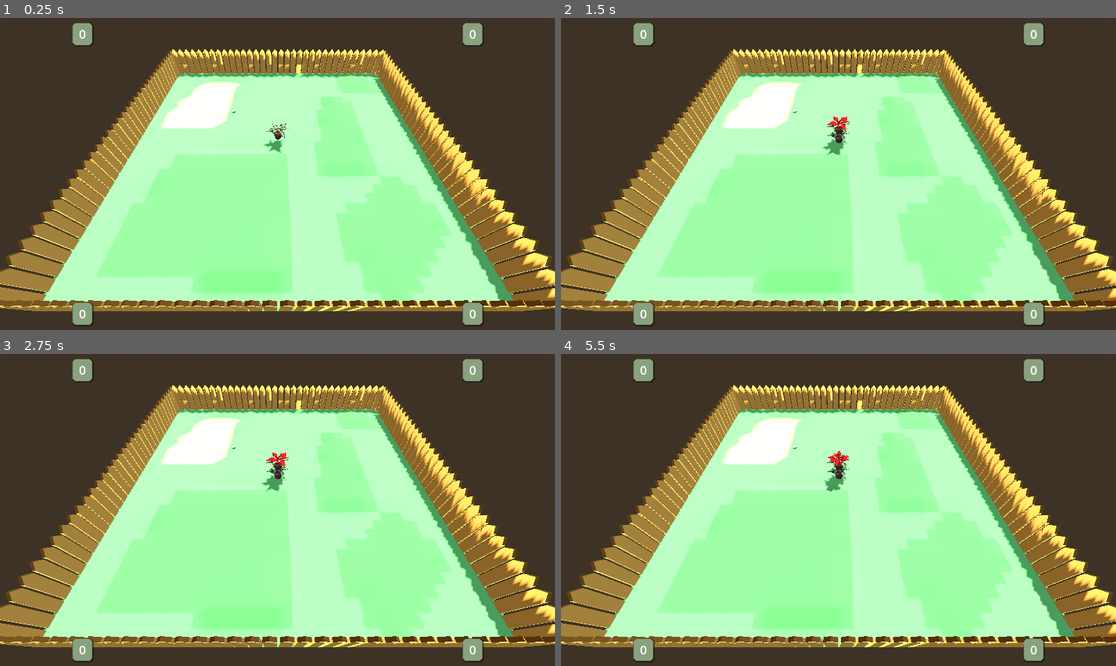
Above: before the commit, frames 1-4 (two rows, left to right).
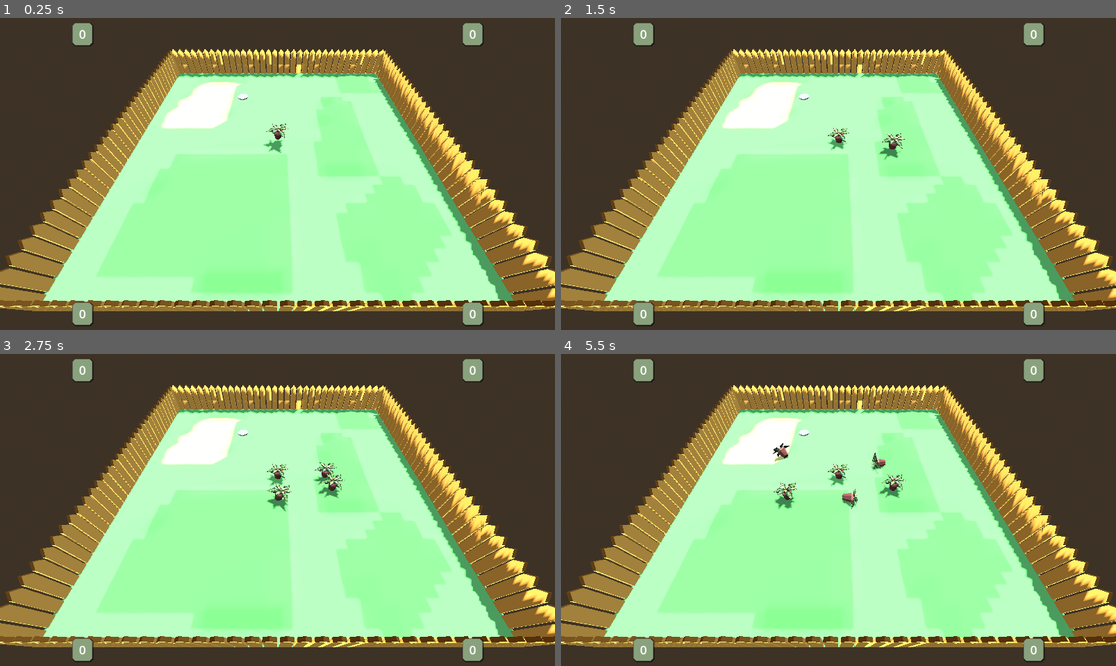
Above: after the commit, the same moments.

Repository: ronincampbell/GDS2Project
Game: Godot game, scene res://maps/test_map.tscn
The game is run twice, just before and just after one commit, with the same random seed, the same clock (stepped at 60 frames per second) and the same inputs. The engine's default icon, where the game draws it, is replaced by a stand-in: a white triangle on a blue panel in a dark square.
Inputs:
- Up to frame 1 (0.25 s): no input
- Up to frame 2 (1.5 s): tap Enter (ui_accept) at 0.5, 0.77, 0.8, 1.07, 1.35 s; hold D (PlayerRight) 0.53-1.28 s; hold E (PlayerInteract) 0.53-1.28 s; hold S (PlayerDown) from 1.28 s (still down)
- Up to frame 3 (2.75 s): tap Enter (ui_accept) at 1.52, 1.82, 2.3 s; tap E (PlayerInteract) at 1.55 s; release S (PlayerDown) at 2.03 s; hold D (PlayerRight) from 2.03 s (still down); hold E (PlayerInteract) from 2.03 s (still down)
- Up to frame 4 (5.5 s): release D (PlayerRight) at 2.78 s; release E (PlayerInteract) at 2.78 s; hold W (PlayerUp) 2.78-3.53 s; tap Space at 2.85 s; tap Enter (ui_accept) at 3.02, 3.32, 3.77, 3.8, 4.07, 4.52, 4.82, 5.1 s; tap E (PlayerInteract) at 3.05, 4.35 s; hold R 3.53-4.28 s; hold A (PlayerLeft) 3.53-5.03 s; hold S (PlayerDown) from 5.03 s (still down)

The runs differ from the first frame. In frame 1, less than 0.1% of the frame differs, in the area x 41-45%, y 24-31%; in frame 2, 0.5%; in frame 3, 0.8%; in frame 4, 1.0%, in the area x 38-63%, y 24-50%.

Commit message:
Controls are the same as the player movement for prop placement
As a player, I want to be able to place props before the game begins so that I can design the course how I want it

Diff:
--- a/maps/test_map.tscn
+++ b/maps/test_map.tscn
@@ -69,11 +69,12 @@
 transform = Transform3D(1, -2.82576e-05, 2.19154e-05, 0, 0.612846, 0.790202, -3.576e-05, -0.790202, 0.612846, -0.0365372, 10.1156, 10.8182)
 
 [node name="GolfHole" type="MeshInstance3D" parent="."]
-transform = Transform3D(1, 0, 0, 0, 1, 0, 0, 0, 1, -3.63002, 0.0545097, -3.51914)
+transform = Transform3D(3, 0, 0, 0, 3, 0, 0, 0, 3, -3.11183, -0.0729234, -5.70722)
 mesh = SubResource("CylinderMesh_6slyc")
 skeleton = NodePath("")
 
 [node name="Area3D" type="Area3D" parent="GolfHole"]
+collision_mask = 8
 
 [node name="CollisionShape3D" type="CollisionShape3D" parent="GolfHole/Area3D"]
 shape = SubResource("CylinderShape3D_b71ab")
--- a/scripts/Props/prop_preview.gd
+++ b/scripts/Props/prop_preview.gd
@@ -16,7 +16,7 @@
 	if get_parent().mode == "playing":
 		queue_free()
 
-	if Input.is_action_just_pressed("ui_accept") and can_place:
+	if Input.is_action_just_pressed("PlayerInteract") and can_place:
 		place_prop()
 
 	_move_prop(delta)
@@ -41,13 +41,13 @@
 			position += Vector3(0, -1, 0)*delta*speed
 
 	var direction: Vector3 = Vector3.ZERO
-	if Input.is_action_pressed("ui_left") and !_is_ray_colliding(side_raycasts[3]):
+	if Input.is_action_pressed("PlayerLeft") and !_is_ray_colliding(side_raycasts[3]):
 		direction += Vector3(-1, 0, 0)
-	if Input.is_action_pressed("ui_right") and !_is_ray_colliding(side_raycasts[1]):
+	if Input.is_action_pressed("PlayerRight") and !_is_ray_colliding(side_raycasts[1]):
 		direction += Vector3(1, 0, 0)
-	if Input.is_action_pressed("ui_up") and !_is_ray_colliding(side_raycasts[0]):
+	if Input.is_action_pressed("PlayerUp") and !_is_ray_colliding(side_raycasts[0]):
 		direction += Vector3(0, 0, -1)
-	if Input.is_action_pressed("ui_down") and !_is_ray_colliding(side_raycasts[2]):
+	if Input.is_action_pressed("PlayerDown") and !_is_ray_colliding(side_raycasts[2]):
 		direction += Vector3(0, 0, 1)
 
 	position += direction.normalized()*speed*delta
--- a/scripts/game_manager.gd
+++ b/scripts/game_manager.gd
@@ -10,7 +10,7 @@
 var obstacle_placing_time : float = 10
 var player1_obstacle_in_scene : bool = false
 
-const prop_preview: PackedScene = preload("res://Props/Previews/prop_plant_preview.tscn")
+const placeable_props: Dictionary = {"plant":preload("res://Props/Previews/prop_plant_preview.tscn")}
 const golf_ball: PackedScene = preload("res://CoreObjects/golf_ball.tscn")
 const golf_club: PackedScene = preload("res://CoreObjects/golf_club.tscn")
 const gnome: PackedScene = preload("res://CoreObjects/gnome.tscn")
@@ -26,12 +26,14 @@
 			_place_object(gnome, Vector3(0, 1.4, 0))
 
 		if !player1_obstacle_in_scene:
-			_place_object(prop_preview, Vector3(0, 1.6, 0))
+			_place_object(placeable_props["plant"], Vector3(0, 1.6, 0))
 			player1_obstacle_in_scene = true
 
 func _on_golf_hole_entered(body: Node3D) -> void:
 	if body.name == "GolfBall":
 		body.position = Vector3(2.414, 0.668, -2.318)
+		if body.has_method("reset_velocity"):
+			body.reset_velocity()
 		score += 1
 		Hud.update_score(0, score)
 		if(score >= 3):
--- a/scripts/golf_ball.gd
+++ b/scripts/golf_ball.gd
@@ -42,3 +42,7 @@
 	angular_velocity = Vector3.ZERO
 	var aim_vector: Vector3 = Vector3(stored_aim_dir.x, 0.0, stored_aim_dir.y)
 	apply_central_impulse(aim_vector*hit_power + Vector3.UP*lift_force)
+
+func reset_velocity():
+	angular_velocity = Vector3.ZERO
+	linear_velocity = Vector3.ZERO
Not shown: 1 places in maps/test_map.tscn that only renumber resources
Not shown: 1 places in models/prop/pot_plant/prop_plant_preview_can't_place.tscn that only renumber resources
